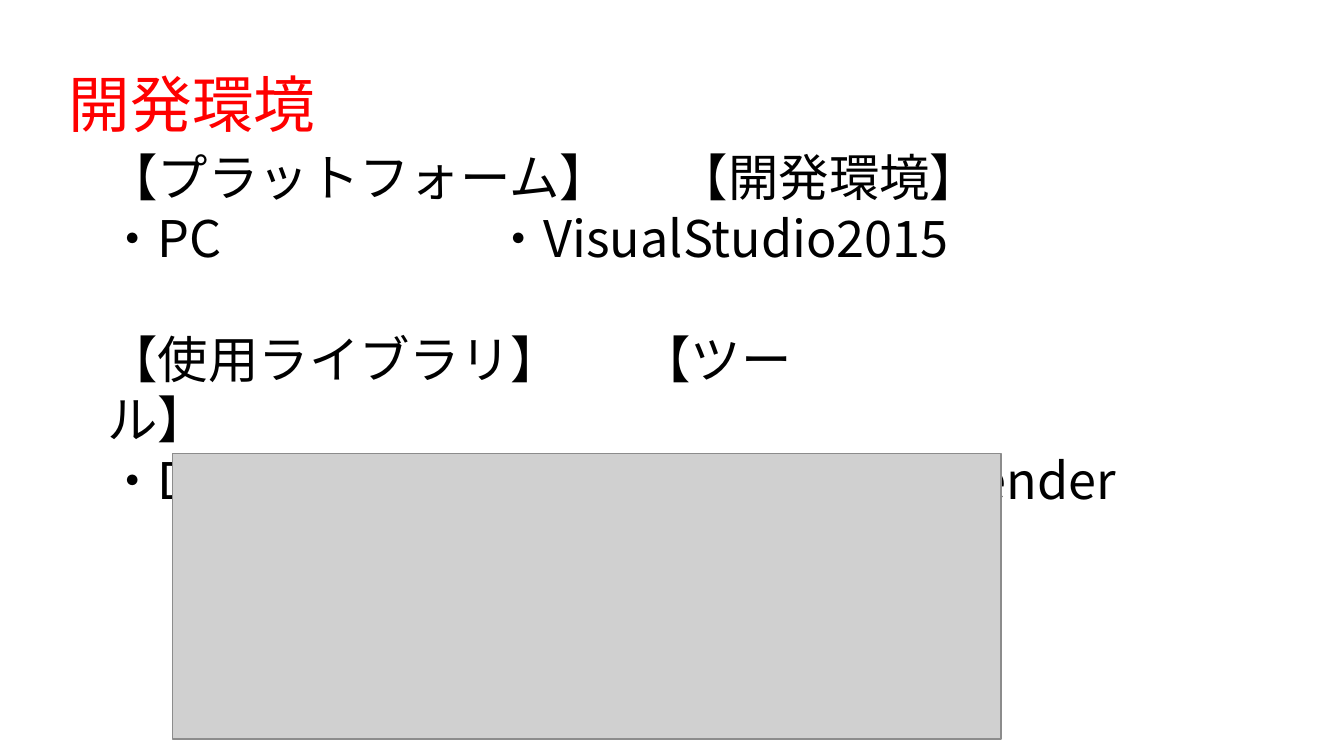
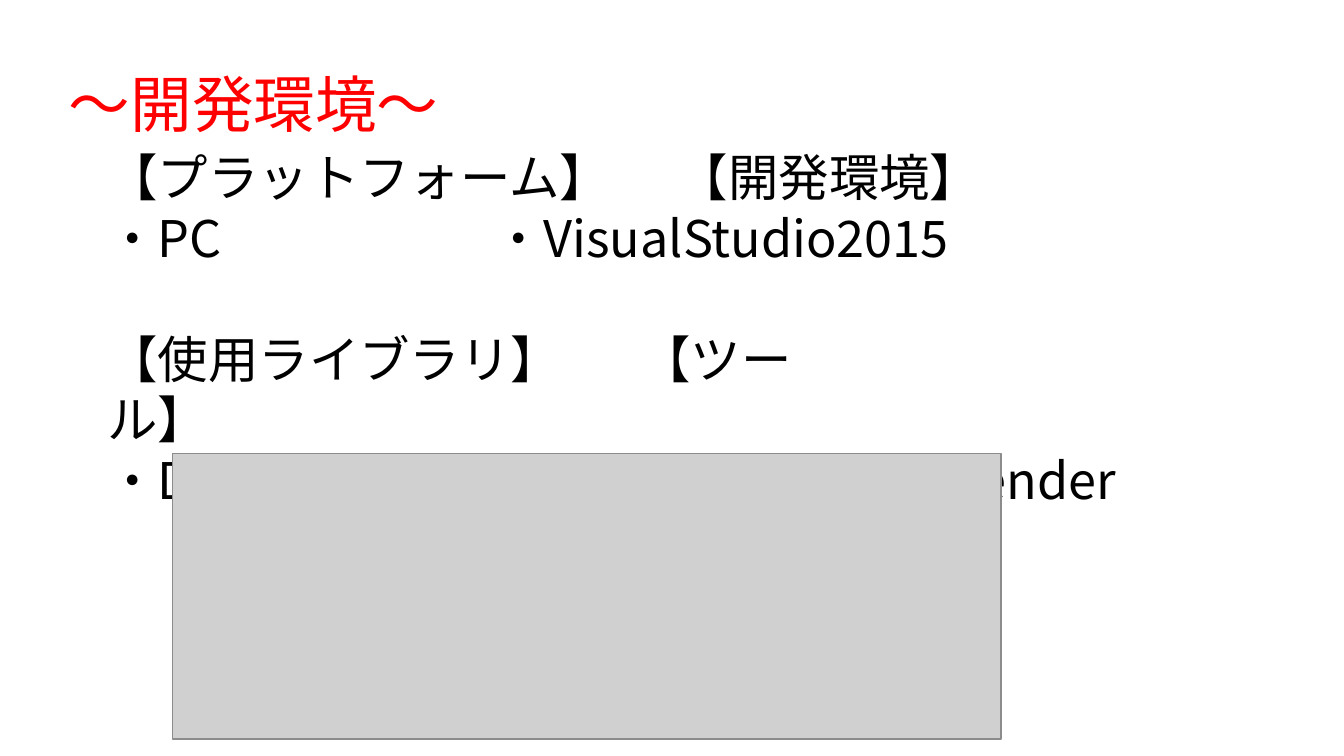
Before and after one commit to 1601323/Gameproject, a slide deck: slide 4 of AsoGameSho.pptx. Drawn at 1344x756 pixels with LibreOffice and Linux fonts; fonts in the diff are those of the drawing; grey boxes stand for pictures; background and template pictures are left out. Boxes give left, top, right and bottom in pixels: in the first picture for what was removed or moved away, otherwise in the second. Text is boxed around its words. In the diff, an @@ line names an element or a change of style, - is before the commit and + after.

```diff
--- a/AsoGameSho.pptx
+++ b/AsoGameSho.pptx
@@ text at (69, 75, 439, 132): text changed @@
-開発環境
+～開発環境～
```
Also in this commit, not shown: 5 other slides changed.
